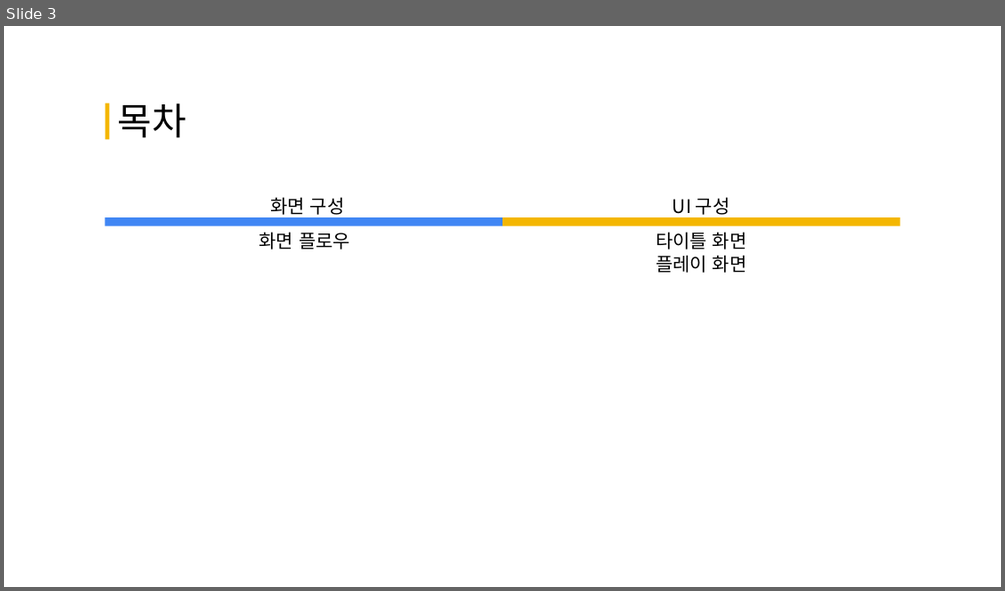
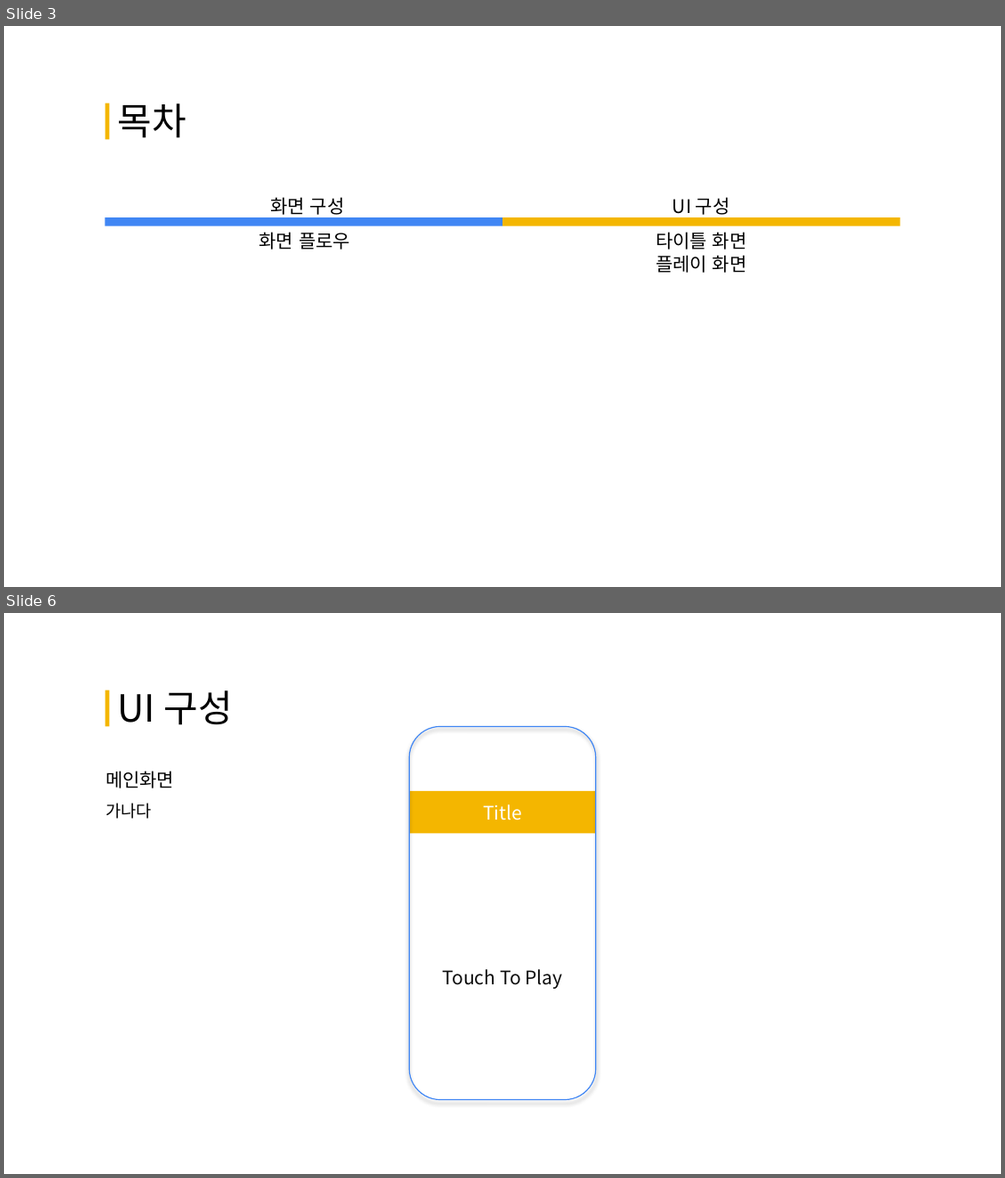
Before and after one commit to Hoyeom/CS-3DGame, a slide deck: Documents/UI 구성 및 플로우.pptx. Shown one above the other, each under a label of ours: slide 3 before the commit, slides 3 and 6 after it; the slides between them are not shown. The pictures are 1005x591 and 1005x1178 pixels, drawn with LibreOffice and Linux fonts; fonts in the diff are those of the drawing. Boxes give left, top, right and bottom in pixels: in the first picture for what was removed or moved away, otherwise in the second. Text is boxed around its words. In the diff, an @@ line names an element or a change of style, - is before the commit and + after.

```diff
--- a/Documents/UI 구성 및 플로우.pptx
+++ b/Documents/UI 구성 및 플로우.pptx
@@ slide 6 added at [4,613,1001,1174], background #FFFFFF @@
@@ rectangle added at [105,690,109,726], fill #F4B600 @@
@@ text added at [118,690,233,725], 36 pt, text #000000 @@
+UI 구성
@@ rounded rectangle added at [409,727,596,1100], outline #4086F4 1 pt @@
@@ text added at [105,771,174,819], 18 pt, text #000000 @@
+메인화면
+가나다
@@ rectangle added at [409,791,596,834], fill #F4B600, 18 pt, text #FFFFFF @@
+Title
@@ text added at [442,969,562,989], 18 pt, text #0D0D0D @@
+Touch To Play
```
Also in this commit, not shown: 2 slides changed, 5 other slides added, 2 other files.
